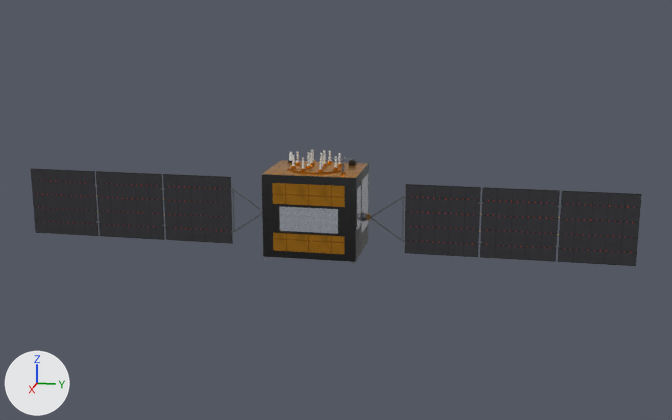
A saved change to the glTF model api-interop/gnss-predict/models/gps-iif/gps-iif.glb.
The view is the same before and after, from a 50 mm lens placed at (23.82, 5.29, 5.96), pointed at (-0.19, 0.49, -0.04). The lights are fixed; the arrows at lower left show +X, +Y and +Z. The older version comes first. Where no turn or scale is listed for an object, it has been applied to the vertices. Vertices at exactly the same position are counted once.

Names of what the first picture shows: 'bus', 'radiators_osr', 'wing+Y', 'wing-Y' and 3 more.
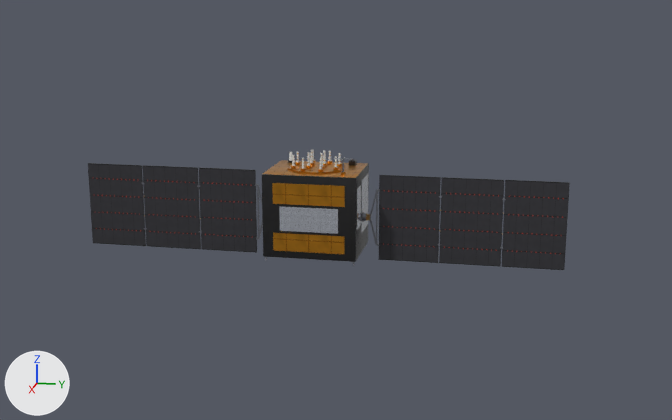
Diff of the bpy script that builds the scene:
```diff
--- a/api-interop/gnss-predict/models/gps-iif/gps-iif.glb.py
+++ b/api-interop/gnss-predict/models/gps-iif/gps-iif.glb.py
@@ me_wing_y @@
 # used by ob_wing_y; location = (0.0, 1.25, -0.15)
-me_wing_y.from_pydata(...)  # 136 vertices, 204 faces; spans x -0.03..0.03, y 0.12..7.07, z -0.94..0.94
+me_wing_y.from_pydata(...)  # 136 vertices, 204 faces; spans x -0.03..0.03, y 0.11..5.31, z -1.16..1.16
+# me_wing_y part 1: the loose piece of 8 vertices spanning x -0.01..0.01, y 0.21..1.1, z -0.02..0.62 is turned 41.2 degrees about the x axis through its middle and scaled by 0.724, then moved by (0.0, -0.36, 0.07)
+# me_wing_y part 2: the loose piece of 8 vertices spanning x -0.01..0.01, y 0.21..1.1, z -0.62..0.02 is turned -41.2 degrees about the x axis through its middle and scaled by 0.724, then moved by (0.0, -0.36, -0.07)
+# me_wing_y part 3: the loose piece of 8 vertices spanning x -0.01..0.01, y 1.07..1.11, z -0.6..0.6 is scaled about its middle by (1, 1, 1.23), then moved by (0.0, -0.7, 0.0)
+# me_wing_y part 4: the loose piece of 8 vertices spanning x -0.01..0.01, y 1.15..3.09, z -0.94..0.94 is scaled about its middle by (1, 0.825, 1.23), then moved by (0.0, -0.87, 0.0)
+# me_wing_y part 5: the loose piece of 8 vertices spanning x -0.01..0.01, y 3.14..5.08, z -0.94..0.94 is scaled about its middle by (1, 0.825, 1.23), then moved by (0.0, -1.23, 0.0)
+# me_wing_y part 6: the loose piece of 8 vertices spanning x -0.01..0.01, y 5.13..7.07, z -0.94..0.94 is scaled about its middle by (1, 0.825, 1.23), then moved by (0.0, -1.59, 0.0)
+# other edits to the shape of me_wing_y do not show in these pictures
 me_wing_y.materials.append(mat_bronze_anodised)
@@ me_wing_y_1 @@
 # used by ob_wing_y_1; location = (0.0, -1.25, -0.15)
-me_wing_y_1.from_pydata(...)  # 136 vertices, 204 faces; spans x -0.03..0.03, y -7.07..-0.12, z -0.94..0.94
+me_wing_y_1.from_pydata(...)  # 136 vertices, 204 faces; spans x -0.03..0.03, y -5.31..-0.11, z -1.16..1.16
+# me_wing_y_1 part 7: the loose piece of 8 vertices spanning x -0.01..0.01, y -1.1..-0.21, z -0.02..0.62 is turned -41.2 degrees about the x axis through its middle and scaled by 0.724, then moved by (0.0, 0.36, 0.07)
+# me_wing_y_1 part 8: the loose piece of 8 vertices spanning x -0.01..0.01, y -1.1..-0.21, z -0.62..0.02 is turned 41.2 degrees about the x axis through its middle and scaled by 0.724, then moved by (0.0, 0.36, -0.07)
+# me_wing_y_1 part 9: the loose piece of 8 vertices spanning x -0.01..0.01, y -1.11..-1.07, z -0.6..0.6 is scaled about its middle by (1, 1, 1.23), then moved by (0.0, 0.7, 0.0)
+# me_wing_y_1 part 10: the loose piece of 8 vertices spanning x -0.01..0.01, y -3.09..-1.15, z -0.94..0.94 is scaled about its middle by (1, 0.825, 1.23), then moved by (0.0, 0.87, 0.0)
+# me_wing_y_1 part 11: the loose piece of 8 vertices spanning x -0.01..0.01, y -5.08..-3.14, z -0.94..0.94 is scaled about its middle by (1, 0.825, 1.23), then moved by (0.0, 1.23, 0.0)
+# me_wing_y_1 part 12: the loose piece of 8 vertices spanning x -0.01..0.01, y -7.07..-5.13, z -0.94..0.94 is scaled about its middle by (1, 0.825, 1.23), then moved by (0.0, 1.59, 0.0)
+# other edits to the shape of me_wing_y_1 do not show in these pictures
 me_wing_y_1.materials.append(mat_bronze_anodised)
```

Boxes [x1, y1, x2, y2] around the edits, measured in the pictures (672 x 420 px; the box of a moved part takes in the faces that stretch with it):
'wing+Y', reshaped (25% narrower, 16% taller)
    before: [367, 184, 641, 266]
    after: [366, 175, 570, 270]
'wing-Y', reshaped (24% narrower, 20% taller)
    before: [31, 169, 262, 244]
    after: [88, 163, 263, 253]
part 1 of me_wing_y, moved or reshaped
    before: [371, 196, 403, 218]
    after: [370, 190, 377, 217]
part 2 of me_wing_y, moved or reshaped
    before: [370, 217, 402, 241]
    after: [370, 217, 377, 244]
part 3 of me_wing_y, moved or reshaped
    before: [402, 198, 404, 240]
    after: [376, 192, 378, 241]
part 4 of me_wing_y, moved or reshaped
    before: [405, 184, 481, 257]
    after: [379, 175, 441, 263]
part 5 of me_wing_y, moved or reshaped
    before: [480, 187, 560, 262]
    after: [439, 177, 504, 267]
part 6 of me_wing_y, moved or reshaped
    before: [558, 191, 641, 266]
    after: [502, 180, 570, 270]
part 7 of me_wing_y_1, moved or reshaped
    before: [233, 189, 262, 211]
    after: [257, 185, 262, 203]
part 8 of me_wing_y_1, moved or reshaped
    before: [234, 213, 262, 232]
    after: [258, 219, 263, 238]
part 9 of me_wing_y_1, moved or reshaped
    before: [232, 190, 235, 231]
    after: [257, 188, 260, 236]
part 10 of me_wing_y_1, moved or reshaped
    before: [163, 174, 233, 244]
    after: [199, 168, 257, 253]
part 11 of me_wing_y_1, moved or reshaped
    before: [96, 171, 165, 240]
    after: [143, 165, 201, 249]
part 12 of me_wing_y_1, moved or reshaped
    before: [31, 169, 99, 236]
    after: [88, 163, 146, 246]
